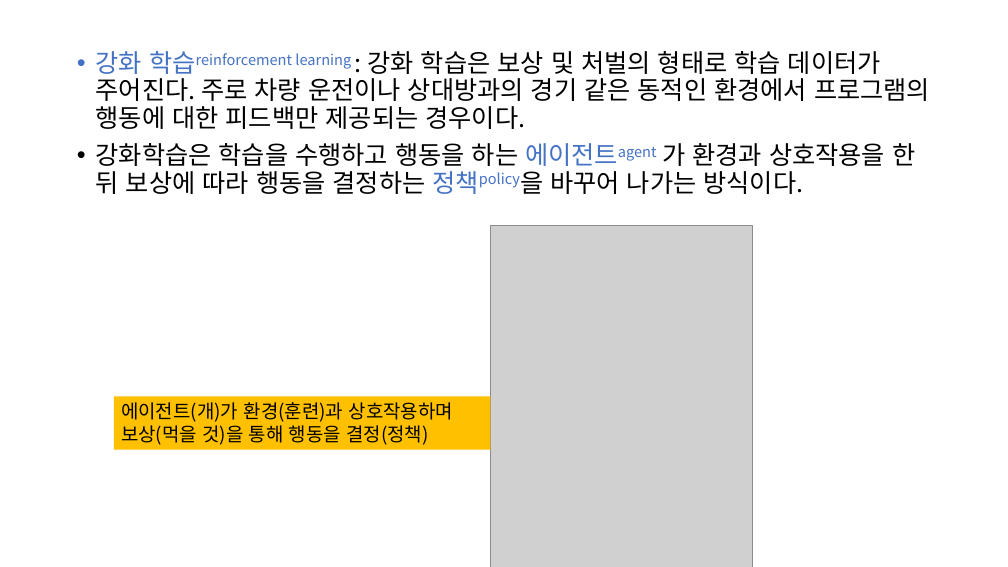
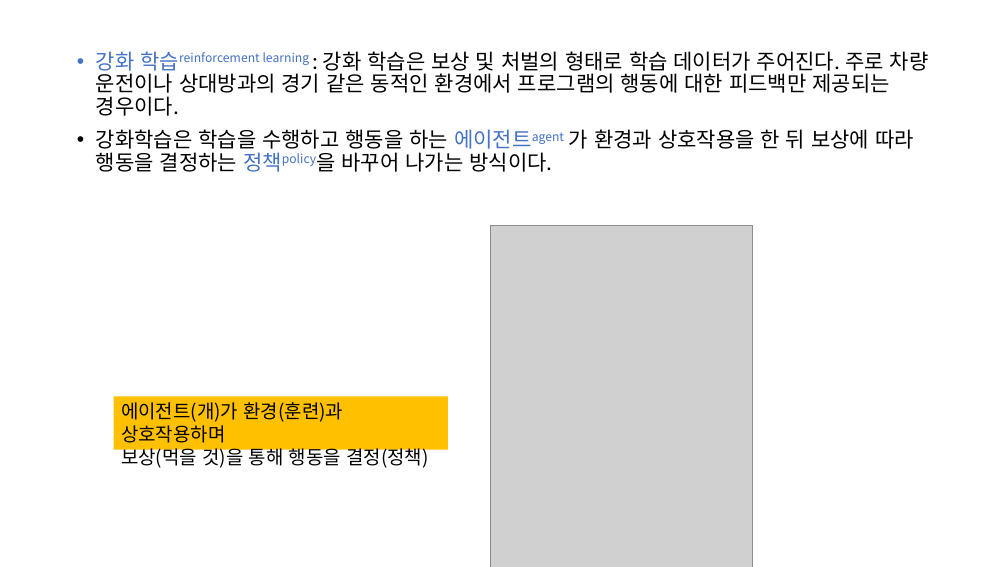
Before and after one commit to dknife/2022MLClass, a slide deck: slide 16 of LectureNotes/01장_머신러닝이란.pptx. Drawn at 1008x567 pixels with LibreOffice and Linux fonts; fonts in the diff are those of the drawing; grey boxes stand for pictures. Boxes give left, top, right and bottom in pixels: in the first picture for what was removed or moved away, otherwise in the second. Text is boxed around its words. In the diff, an @@ line names an element or a change of style, - is before the commit and + after.

```diff
--- a/LectureNotes/01장_머신러닝이란.pptx
+++ b/LectureNotes/01장_머신러닝이란.pptx
@@ text "강화 학습reinforcement learning : 강화 ..." at bbox=[96, 51, 929, 172]: size 24 to 20 pt @@
@@ rectangle "에이전트(개)가 환경(훈련)과 상호작용하며": place and size @@
-rectangle "에이전트(개)가 환경(훈련)과 상호작용하며" at bbox=[113, 396, 490, 450]
+rectangle "에이전트(개)가 환경(훈련)과 상호작용하며" at bbox=[113, 396, 448, 450]
```
Also in this commit, not shown: 19 other slides changed, 1 other file.
